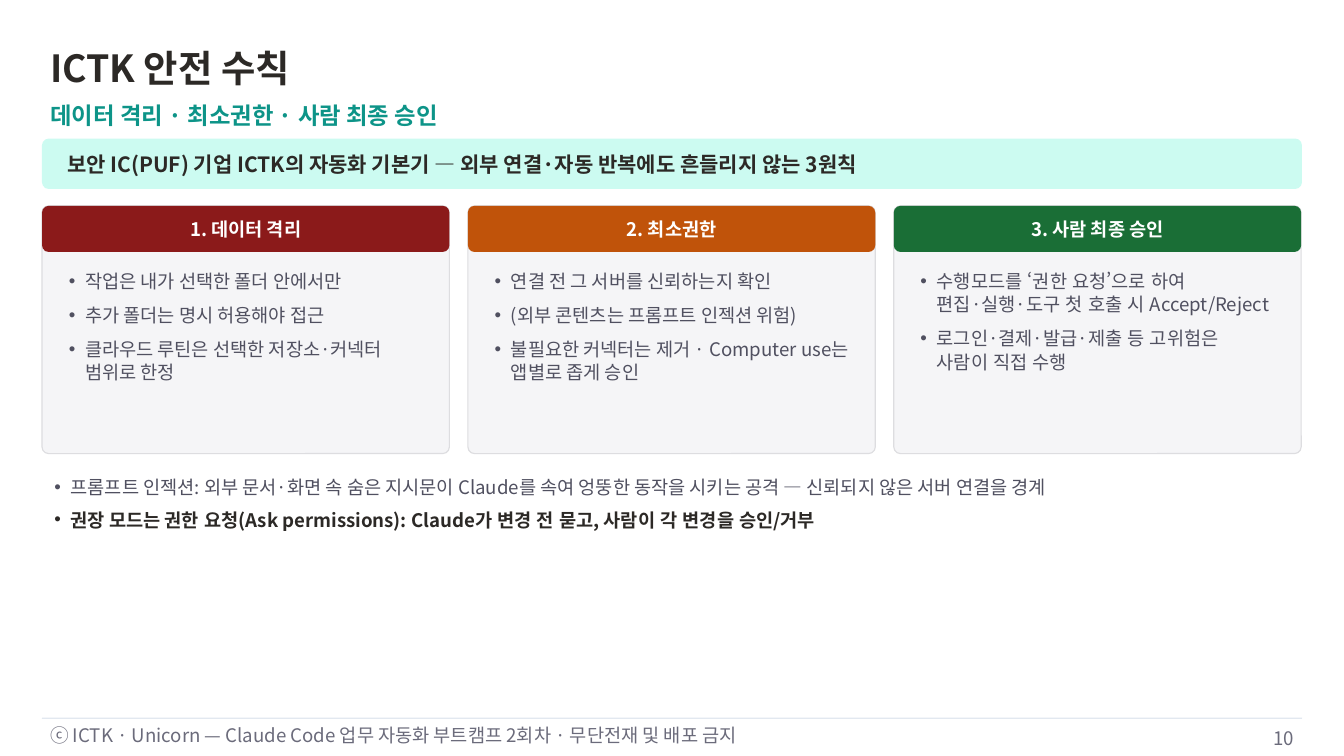
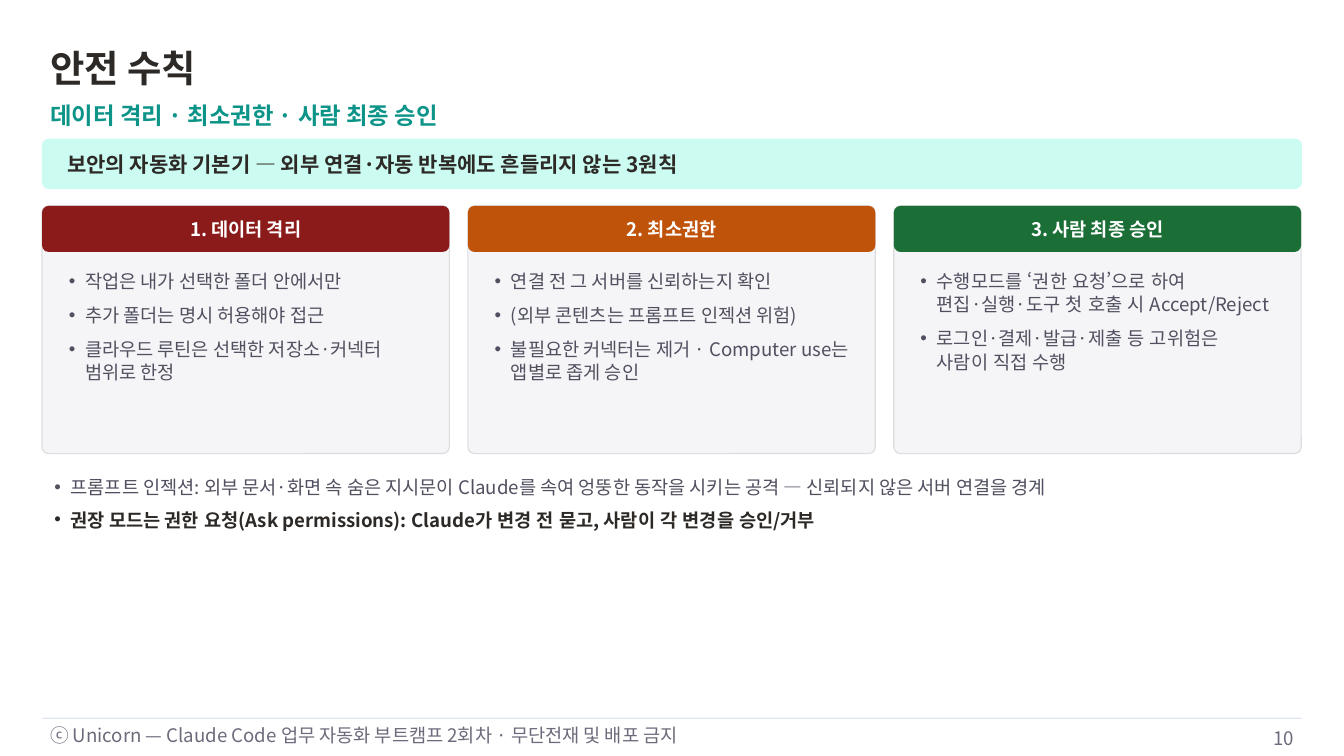
Before and after one commit to unicorn-campus/ai-automation, a slide deck: slide 10 of decks/02-connectors-routines/2회차-커넥터-루틴-ComputerUse.pptx. Drawn at 1344x756 pixels with LibreOffice and Linux fonts; fonts in the diff are those of the drawing. Boxes give left, top, right and bottom in pixels: in the first picture for what was removed or moved away, otherwise in the second. Text is boxed around its words. In the diff, an @@ line names an element or a change of style, - is before the commit and + after.

```diff
--- a/decks/02-connectors-routines/2회차-커넥터-루틴-ComputerUse.pptx
+++ b/decks/02-connectors-routines/2회차-커넥터-루틴-ComputerUse.pptx
@@ text at box(50, 50, 196, 86): text changed @@
-ICTK 안전 수칙
+안전 수칙
@@ text at box(67, 154, 677, 174): text changed @@
-보안 IC(PUF) 기업 ICTK의 자동화 기본기 — 외부 연결·자동 반복에도 흔들리지 않는 3원칙
+보안의 자동화 기본기 — 외부 연결·자동 반복에도 흔들리지 않는 3원칙
@@ text at box(50, 726, 677, 744): text changed @@
-ⓒ ICTK · Unicorn — Claude Code 업무 자동화 부트캠프 2회차 · 무단전재 및 배포 금지
+ⓒ Unicorn — Claude Code 업무 자동화 부트캠프 2회차 · 무단전재 및 배포 금지
```
Also in this commit, not shown: 10 other slides changed, 13 other files.
